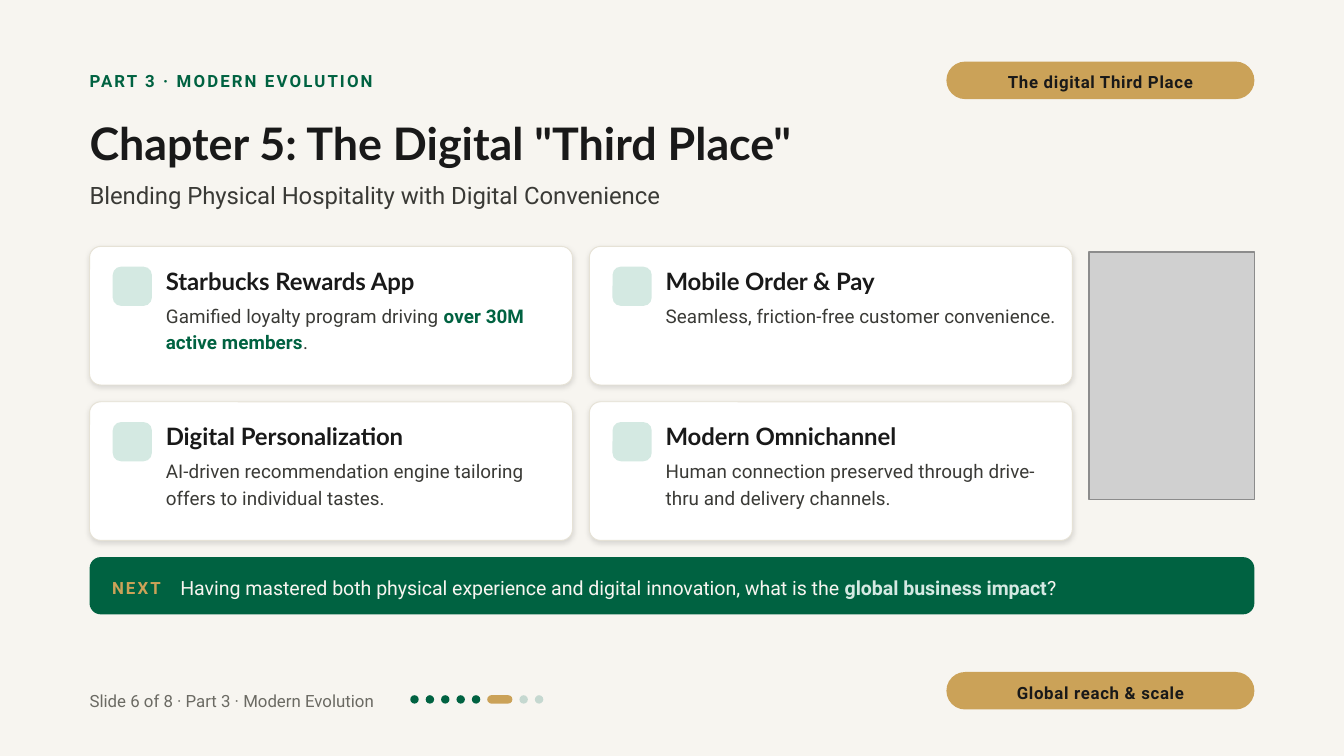
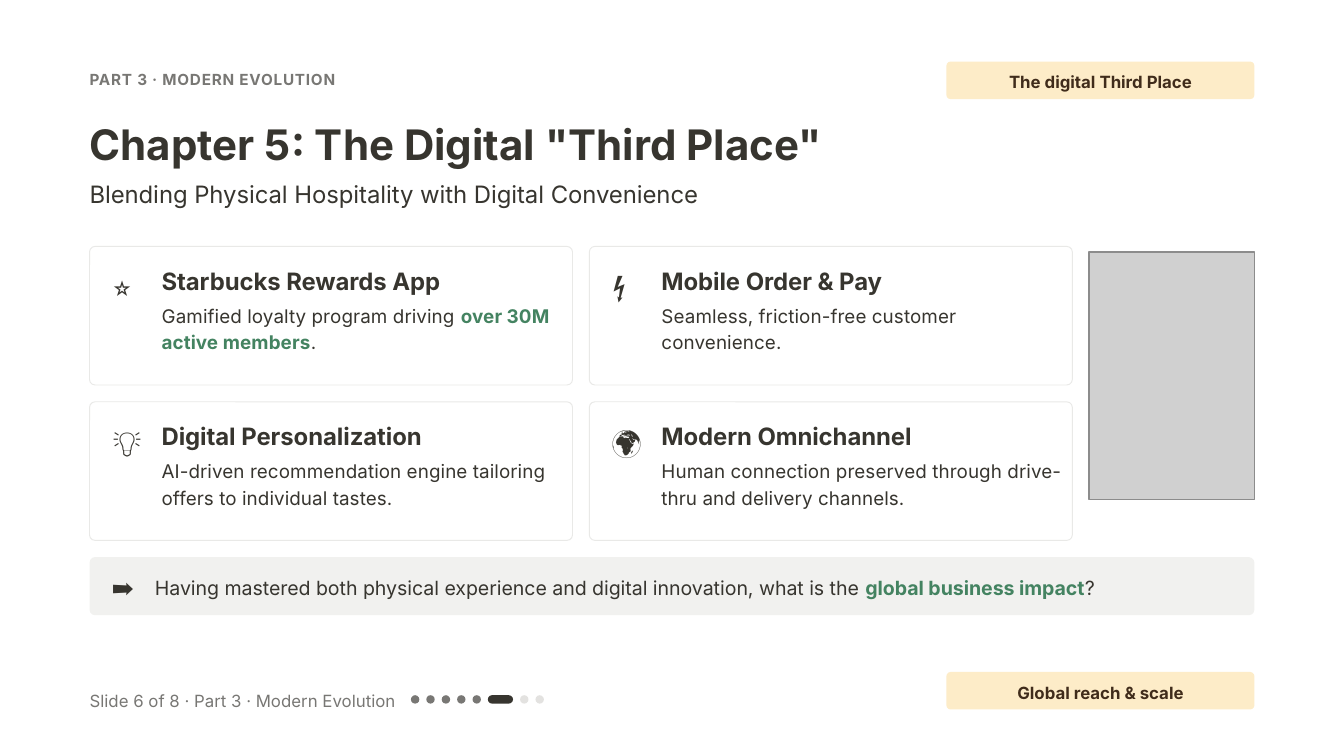
Before and after one commit to tungao06/slide-present-en, a slide deck: slide 6 of starbucks-presentation/export/Starbucks_Storytelling_Masterclass.pptx. Drawn at 1344x756 pixels with LibreOffice and Linux fonts; fonts in the diff are those of the drawing; grey boxes stand for pictures; background and template pictures are left out. Boxes give left, top, right and bottom in pixels: in the first picture for what was removed or moved away, otherwise in the second. Text is boxed around its words. In the diff, an @@ line names an element or a change of style, - is before the commit and + after.

```diff
--- a/starbucks-presentation/export/Starbucks_Storytelling_Masterclass.pptx
+++ b/starbucks-presentation/export/Starbucks_Storytelling_Masterclass.pptx
@@ background #F7F5F0 to #FFFFFF @@
@@ text "PART 3 · MODERN EVOLUTION" at <box>90,74,335,85</box>: size 9 to 8.2 pt, font Roboto to Inter, text colour #006241 to #787774, letter spacing 1.1 to 0.4 pt; line spacing 12.6pt to 11.6pt @@
@@ text "The digital Third Place" at <box>1009,75,1192,92</box>: font Roboto to Inter, text colour #191919 to #402C1B, letter spacing 0.4 to 0 pt @@
@@ rounded rectangle at <box>946,62,1254,99</box>: fill #CBA258 to #FDECC8; proportions changed @@
@@ text "Chapter 5: The Digital "Third ..." at <box>90,128,822,169</box>: size 24 to 22.5 pt, font Lato to Inter, text colour #191919 to #37352F; line spacing 26.4pt to 25.9pt @@
@@ rounded rectangle removed at <box>113,266,152,305</box> @@
@@ text added at <box>113,266,149,364</box>, 15 pt, text #37352F @@
+⭐
@@ rounded rectangle removed at <box>613,266,652,305</box> @@
@@ text added at <box>613,266,649,364</box>, 15 pt, text #37352F @@
+⚡
@@ text "Gamified loyalty program driving over ..." at <box>162,308,550,349</box>: font Roboto to Inter; text colour #3A3A36 to #37352F in "Gamified loyalty program driving members."; text colour #006241 to #448361 in "over 30M active members." @@
@@ outline #E6E2D6 0.5 pt to #E9E9E7 0.5 pt; shadow off; proportions changed in 4 elements at <box>90,246,573,384</box>, <box>590,246,1073,384</box>, <box>90,402,573,540</box>, <box>590,402,1073,540</box> @@
@@ rounded rectangle removed at <box>113,422,152,461</box> @@
@@ text added at <box>113,422,149,520</box>, 15 pt, text #37352F @@
+💡
@@ font Lato to Inter, text colour #191919 to #37352F in 4 elements at <box>661,271,882,295</box>, <box>661,426,912,446</box>, <box>162,272,440,295</box>, <box>162,426,421,450</box> @@
@@ rounded rectangle removed at <box>613,422,652,461</box> @@
@@ text added at <box>613,422,649,520</box>, 15 pt, text #37352F @@
+🌍
@@ font Roboto to Inter, text colour #3A3A36 to #37352F in 4 elements at <box>90,185,698,208</box>, <box>661,308,956,349</box>, <box>162,464,545,506</box>, <box>661,464,1061,509</box> @@
@@ rounded rectangle at <box>90,558,1255,616</box>: fill #006241 to #F1F1EF; proportions changed @@
@@ text removed at <box>112,582,161,594</box> @@
-NEXT
@@ text added at <box>112,573,140,599</box>, 11.2 pt, text #37352F @@
+➡️
@@ text "Having mastered both physical experience ...": place and size @@
-text "Having mastered both physical experience ..." at <box>180,580,1057,599</box>
+text "Having mastered both physical experience ..." at <box>155,580,1095,599</box>
@@ text "Having mastered both physical experience ..." at <box>155,580,1095,599</box>: font Roboto to Inter; text colour #F7F5F0 to #37352F in "Having mastered both physical experience and digital ..."; text colour #D4E9E2 to #448361 in "global business impact?" @@
@@ text "Slide 6 of 8 · ..." at <box>90,694,395,707</box>: font Roboto to Inter, text colour #6B6A63 to #787774 @@
@@ text "Global reach & scale" at <box>1017,686,1184,699</box>: font Roboto to Inter, text colour #191919 to #402C1B, letter spacing 0.4 to 0 pt @@
@@ rounded rectangle at <box>946,672,1254,710</box>: fill #CBA258 to #FDECC8; proportions changed @@
@@ fill #006241 to #787774 in 5 elements at <box>426,695,434,703</box>, <box>457,695,465,703</box>, <box>411,695,419,703</box>, <box>473,695,481,703</box>, <box>442,695,450,703</box> @@
@@ rounded rectangle at <box>488,695,513,703</box>: fill #CBA258 to #37352F @@
@@ rounded rectangle at <box>520,695,528,703</box>: fill #C5D8D0 to #E3E2E0 @@
@@ rounded rectangle at <box>535,695,543,703</box>: fill #C5D8D0 to #E3E2E0 @@
```
Also in this commit, not shown: 15 other slides changed, 36 other files.
